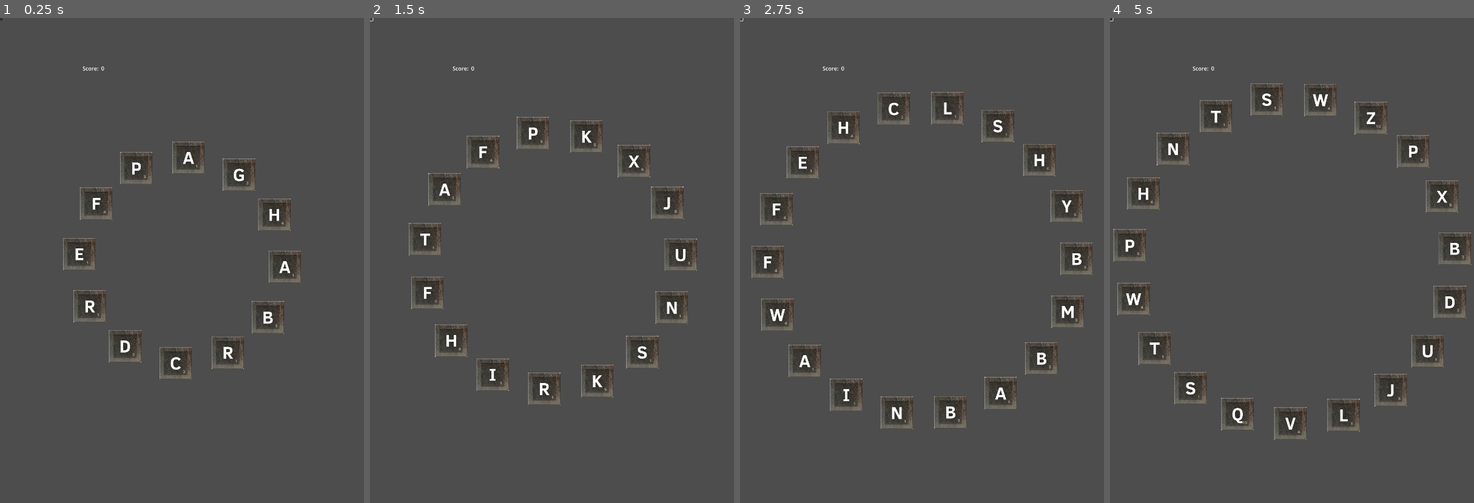
Above: before the commit, frames 1-4 (left to right).
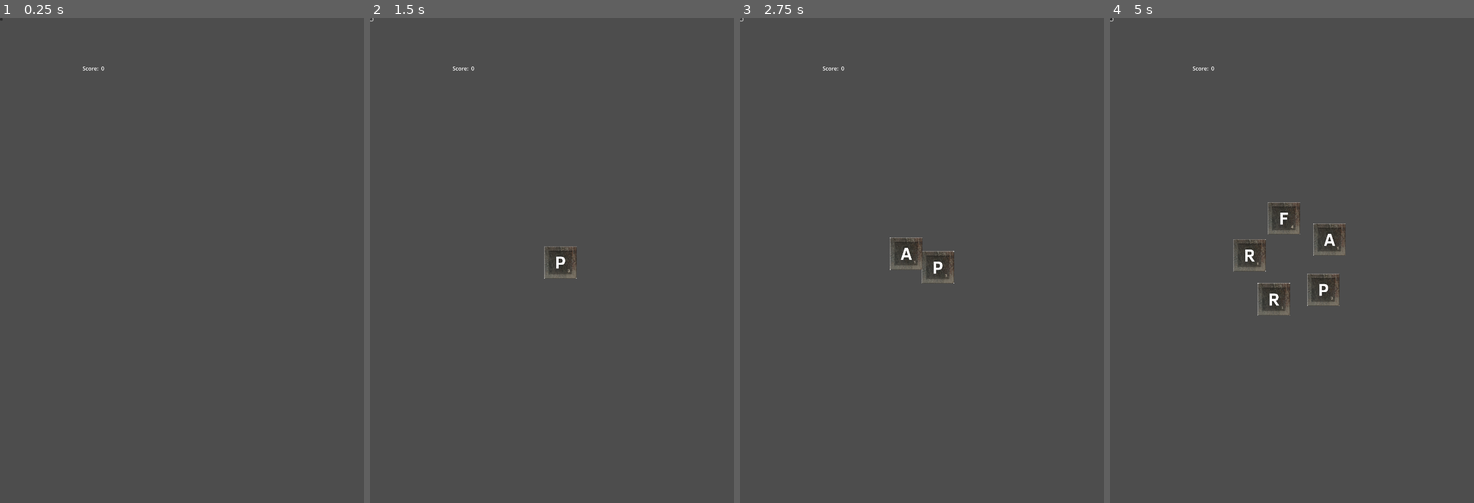
Above: after the commit, the same moments.

Repository: fourbytes/LD55
Game: Godot game, scene res://Main.tscn
Two runs of this game, one before a commit and one after it. Both use one fixed random seed, a clock stepped at 60 frames per second and the inputs below.
Inputs (mouse positions are in pixels of both pictures, inside the frame that each line leads up to):
- Up to frame 1 (0.25 s): no input
- Up to frame 2 (1.5 s): click (370, 18) at 0.5 s; click (370, 18) at 1.25 s
- Up to frame 3 (2.75 s): click (740, 18) at 2 s
- Up to frame 4 (5 s): move the mouse to (1372, 236) at 2.77 s; click (1372, 236) at 2.85 s; move the mouse to (1219, 284) at 3.52 s; click (1219, 284) at 3.6 s; move the mouse to (1328, 153) at 4.27 s; click (1328, 153) at 4.35 s

The runs differ from the first frame. In frame 1, 3.7% of the frame differs, in the area x 17-83%, y 25-75%; in frame 2, 5.0%; in frame 3, 6.2%; in frame 4, 7.5%, in the area x 0-100%, y 13-87%.
Error in both runs: Attempt to call function 'increment_score' in base 'null instance' on a null instance. (res://scenes/GameCanvas/IncrementScoreButton/IncrementScoreButton.gd:9)

Commit message:
update lettercircle.

Diff:
--- a/scenes/GameCanvas/LetterCircle/LetterCircle.gd
+++ b/scenes/GameCanvas/LetterCircle/LetterCircle.gd
@@ -1,14 +1,14 @@
 extends Node2D
 
-# Move letters and selected letters to store.gd
-var letters = ['A', 'B', 'C', 'D', 'E', 'F', 'G', 'H']
+# TODO: Move letters and selected letters to store.gd
+var letters = []
 var selected_letters = {}
 
 var square_size = 96.0
 var spacing = 160.0
 
-var timer_duration = 0.05  # Duration in seconds
-var rotation_speed = 0.25  # Rotation speed in radians per second
+var timer_duration = 1  # Duration in seconds
+var rotation_speed = 0.15  # Rotation speed in radians per second
 
 var elapsed_time = 0.0
 var tween_duration = 0.5
@@ -85,7 +85,8 @@
 	var radius = (num_letters * spacing) / (2 * PI)
 	if radius > min(viewport.size.x, viewport.size.y) / 2:
 		letters = []
-
+		selected_letters = {}
+		update_letters()
 
 	for i in range(num_letters):
 		var sprite = get_child(i + LETTER_CHILDREN_OFFSET)
